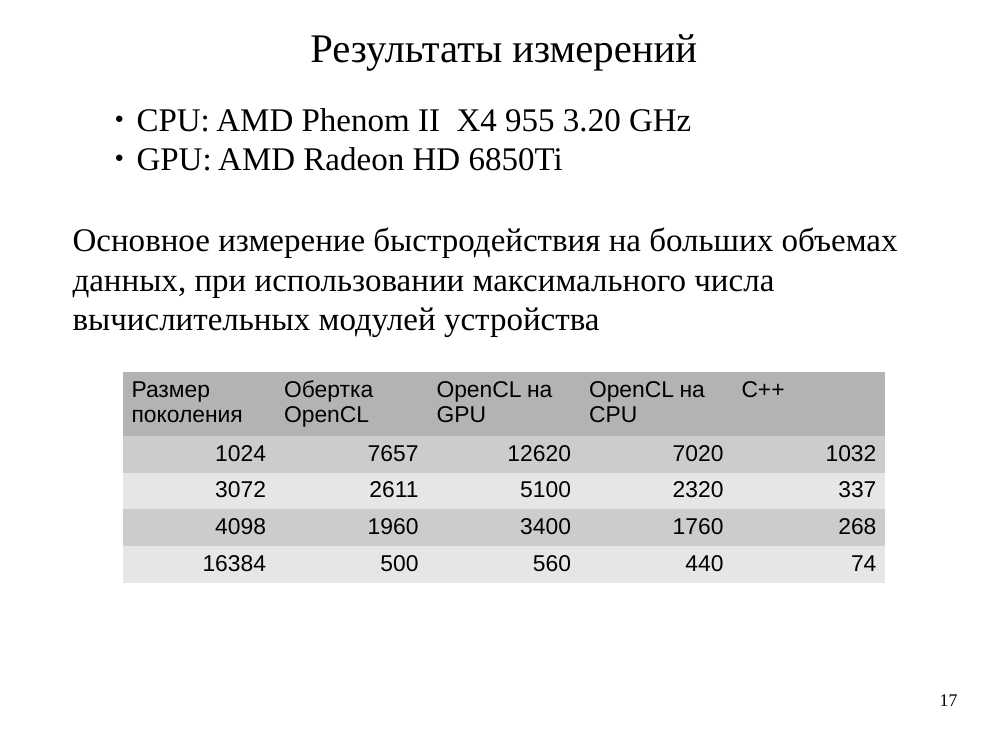
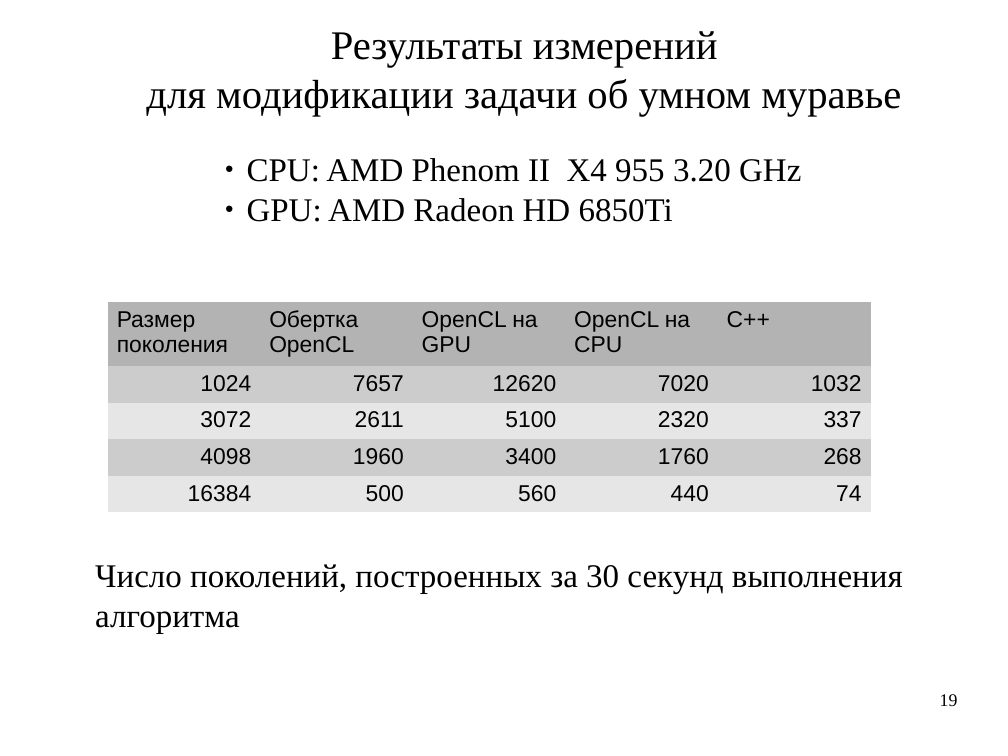
Before and after one commit to artem-bochkarev/master-work, a slide deck: slide 19 of Papers/Presentation.odp (slide 17 before the commit). Drawn at 1008x756 pixels with LibreOffice and Linux fonts; fonts in the diff are those of the drawing. Boxes give left, top, right and bottom in pixels: in the first picture for what was removed or moved away, otherwise in the second. Text is boxed around its words. In the diff, an @@ line names an element or a change of style, - is before the commit and + after.

```diff
--- a/Papers/Presentation.odp
+++ b/Papers/Presentation.odp
@@ text added at <box>146,31,901,116</box>, 32 pt, text #000000 @@
+Результаты измерений
+для модификации задачи об умном муравье
@@ text removed at <box>310,34,697,71</box> @@
-Результаты измерений
@@ text "CPU: AMD Phenom II X4 ...": place and size @@
-text "CPU: AMD Phenom II X4 ..." at <box>137,108,691,171</box>
+text "CPU: AMD Phenom II X4 ..." at <box>247,158,801,222</box>
@@ text removed at <box>73,227,898,337</box> @@
-Основное измерение быстродействия на больших объемах
-данных, при использовании максимального числа
-вычислительных модулей устройства
@@ table: place and size @@
-table at <box>123,372,886,576</box>
+table at <box>108,302,872,506</box>
@@ text added at <box>95,564,903,634</box>, 26 pt, text #000000 @@
+Число поколений, построенных за 30 секунд выполнения
+алгоритма
@@ page number at <box>940,694,958,706</box>: text changed @@
-17
+19
```
Also in this commit, not shown: 17 other slides changed, 8 slides added, 2 other files.
